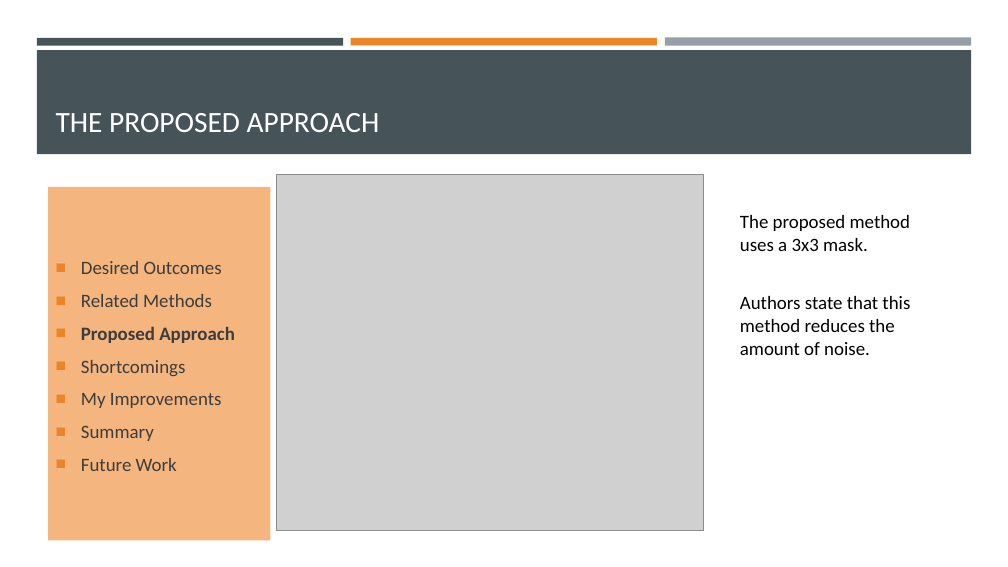
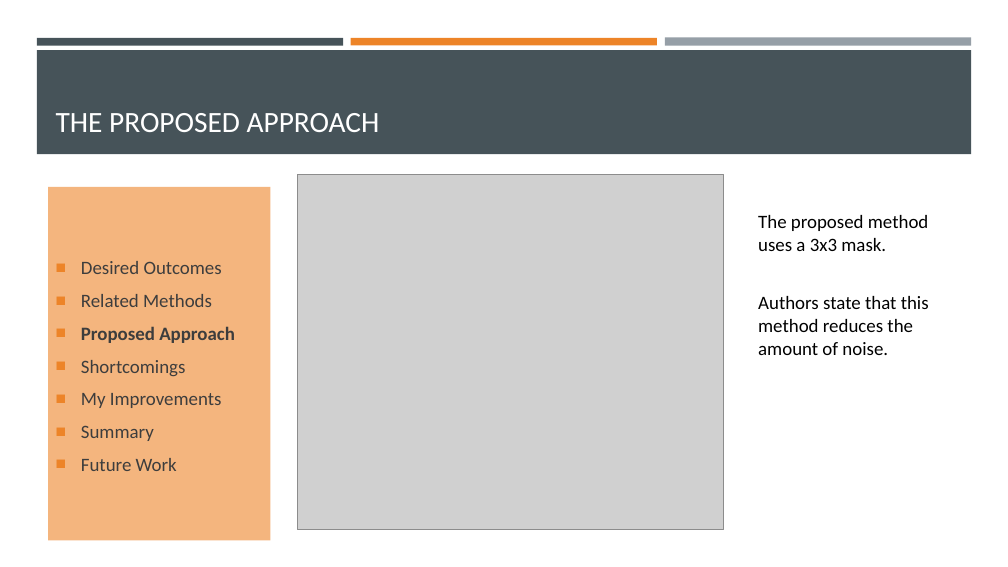
Before and after one commit to cyearsley/cs6680-DCCSUATFIS, a slide deck: slide 4 of Detecting Cracks in Concrete Structures Using Adaptive Thresholding.pptx. Drawn at 1008x567 pixels with LibreOffice and Linux fonts; fonts in the diff are those of the drawing; grey boxes stand for pictures. Boxes give left, top, right and bottom in pixels: in the first picture for what was removed or moved away, otherwise in the second. Text is boxed around its words. In the diff, an @@ line names an element or a change of style, - is before the commit and + after.

```diff
--- a/Detecting Cracks in Concrete Structures Using Adaptive Thresholding.pptx
+++ b/Detecting Cracks in Concrete Structures Using Adaptive Thresholding.pptx
@@ 2 texts, 1 picture: place and size @@
-2 texts, 1 picture at box(277, 175, 910, 530)
+2 texts, 1 picture at box(297, 174, 929, 529)
```
Also in this commit, not shown: 1 other slide changed, 1 slide added, 8 other files.
